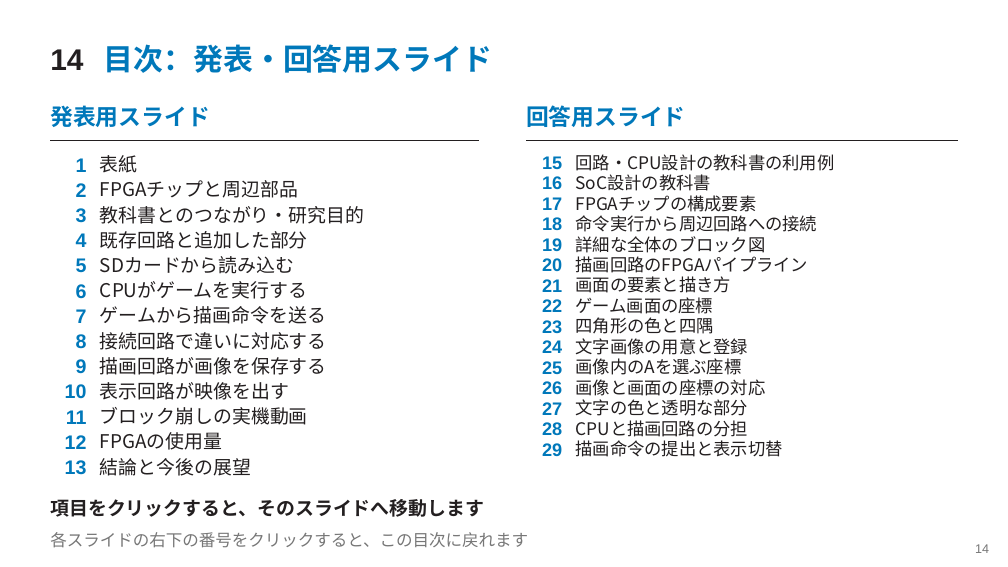
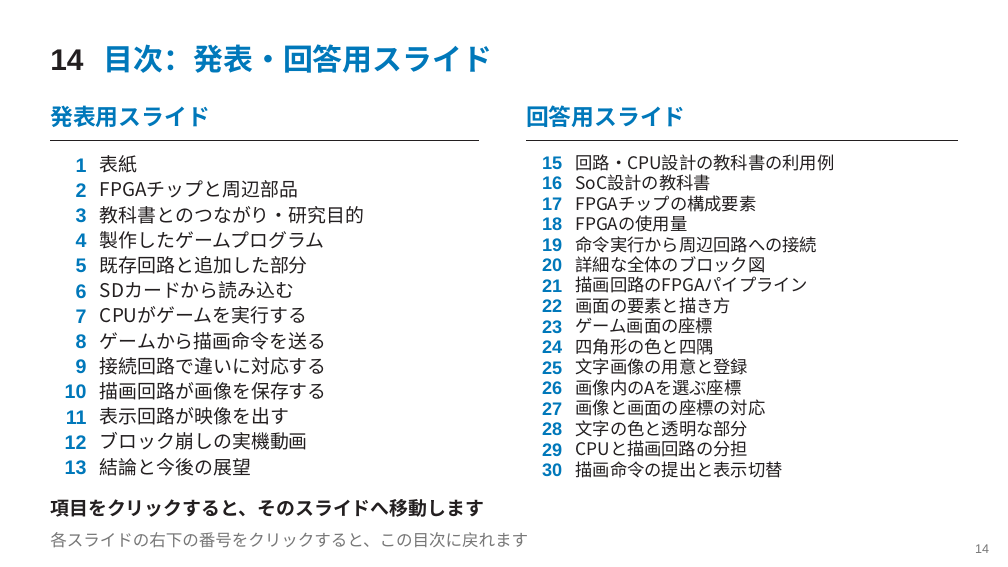
Before and after one commit to SoshiroFujimori/wally-game-console-research, a slide deck: slide 14 of docs/presentation/中間発表_主要事項.pptx. Drawn at 1008x567 pixels with LibreOffice and Linux fonts; fonts in the diff are those of the drawing. Boxes give left, top, right and bottom in pixels: in the first picture for what was removed or moved away, otherwise in the second. Text is boxed around its words. In the diff, an @@ line names an element or a change of style, - is before the commit and + after.

```diff
--- a/docs/presentation/中間発表_主要事項.pptx
+++ b/docs/presentation/中間発表_主要事項.pptx
@@ text added at (x1=100, y1=231, x2=325, y2=249), 18 pt, text #231F20 @@
+製作したゲームプログラム
@@ text "FPGAの使用量" moved from (x1=100, y1=432, x2=222, y2=450) to (x1=576, y1=215, x2=688, y2=232) @@
@@ text "FPGAの使用量" at (x1=576, y1=215, x2=688, y2=232): size 18 to 16.5 pt @@
@@ 12 texts moved together from (x1=576, y1=215, x2=818, y2=457) to (x1=576, y1=236, x2=818, y2=478) @@
@@ text at (x1=100, y1=382, x2=327, y2=400): text changed @@
-表示回路が映像を出す
+描画回路が画像を保存する
@@ text at (x1=100, y1=407, x2=289, y2=425): text changed @@
-描画回路が画像を保存する
+表示回路が映像を出す
@@ 6 texts moved together from (x1=100, y1=231, x2=327, y2=425) to (x1=100, y1=256, x2=327, y2=450) @@
@@ text added at (x1=542, y1=463, x2=562, y2=476), 17.2 pt, text #0078BA, bold @@
+30
```
Also in this commit, not shown: 22 other slides changed, 1 slide added, 36 other files.
